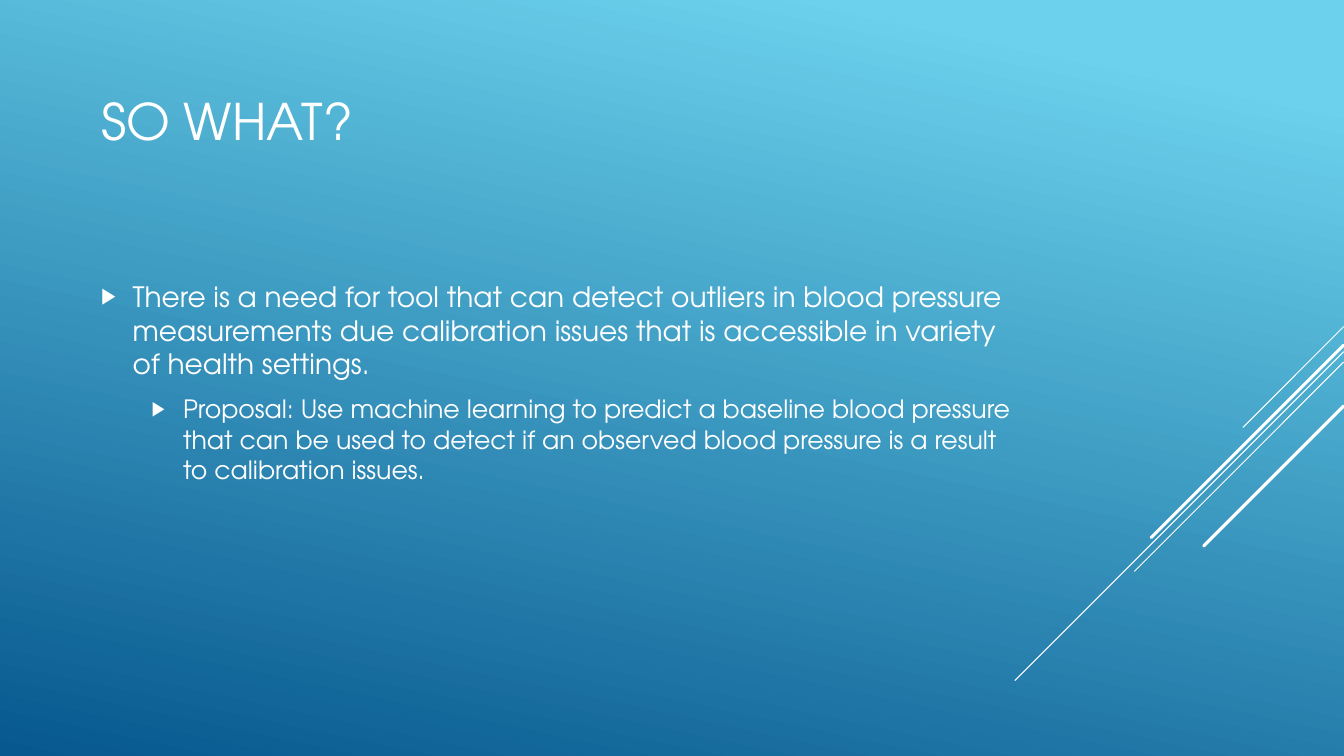
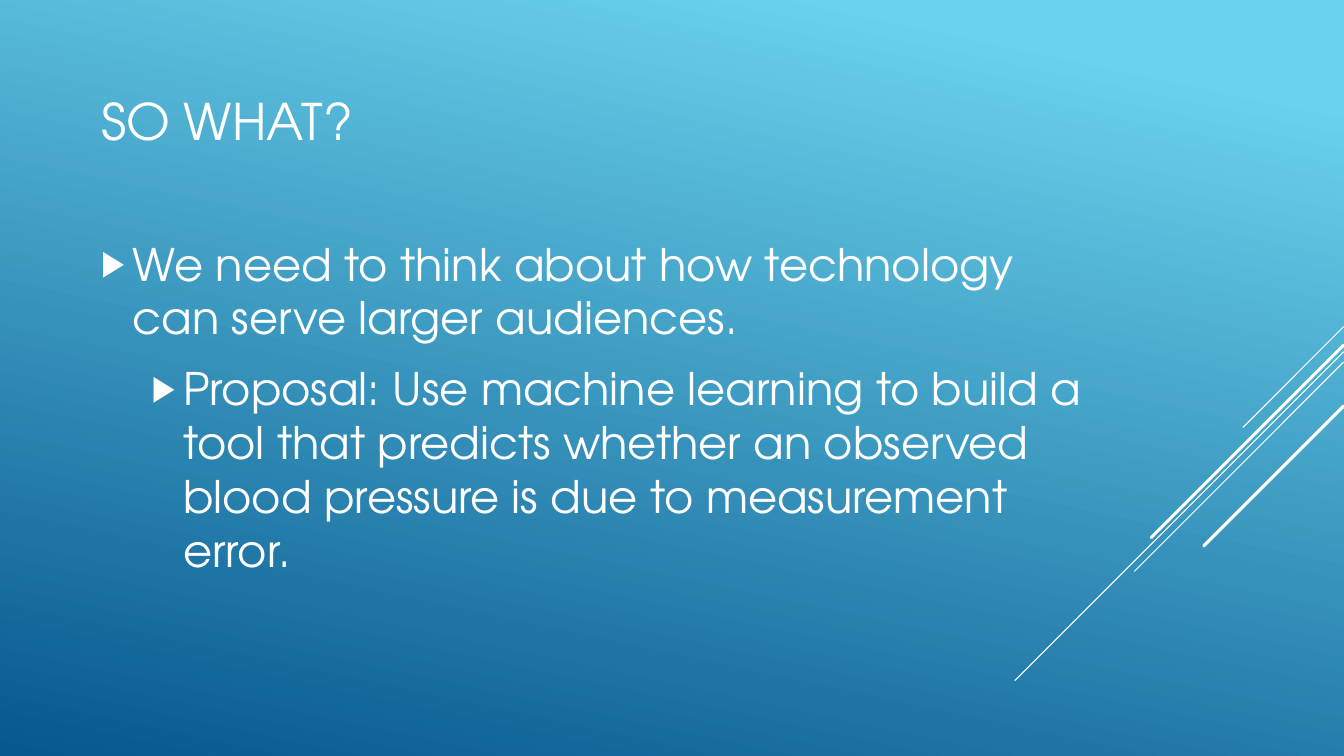
Before and after one commit to buehlere/senior-research, a slide deck: slide 5 of Presentation.pptx. Drawn at 1344x756 pixels with LibreOffice and Linux fonts; fonts in the diff are those of the drawing. Boxes give left, top, right and bottom in pixels: in the first picture for what was removed or moved away, otherwise in the second. Text is boxed around its words. In the diff, an @@ line names an element or a change of style, - is before the commit and + after.

```diff
--- a/Presentation.pptx
+++ b/Presentation.pptx
@@ text at <box>133,248,1082,568</box>: text changed; size 18 to 32 pt @@
-▶ There is a need for tool that can detect outliers in blood pressure measurements due calibration issues that is accessible in variety of health settings.
-  ▶ Proposal: Use machine learning to predict a baseline blood pressure that can be used to detect if an observed blood pressure is a result to calibration issues.
+▶ We need to think about how technology can serve larger audiences.
+  ▶ Proposal: Use machine learning to build a tool that predicts whether an observed blood pressure is due to measurement error.
```
Also in this commit, not shown: 6 other slides changed, 11 slides added, 1 slide removed, 10 other files.
